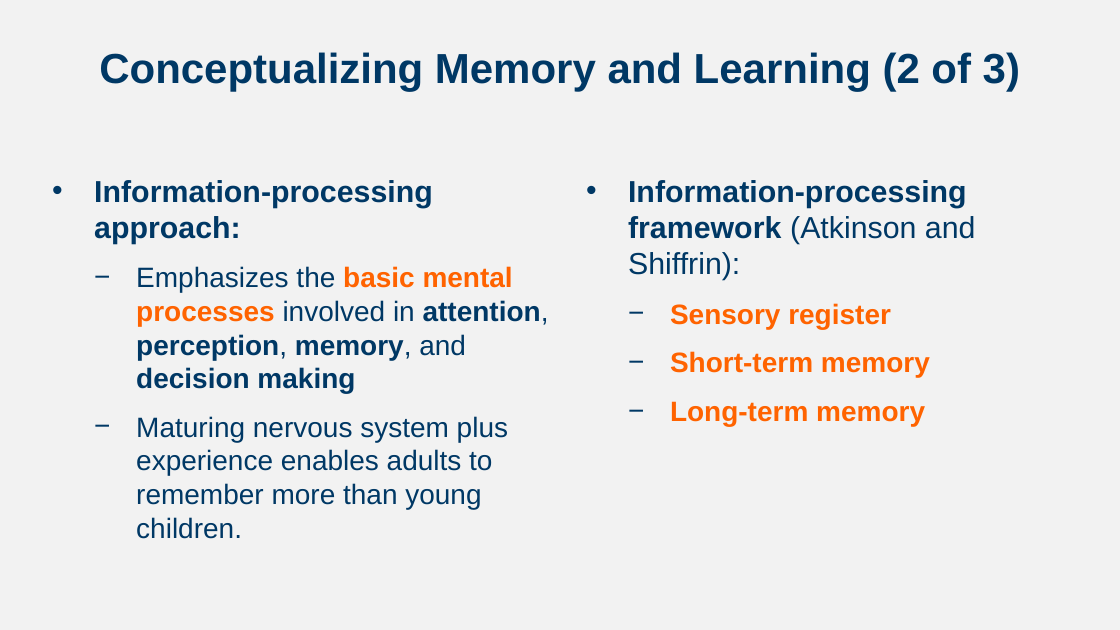
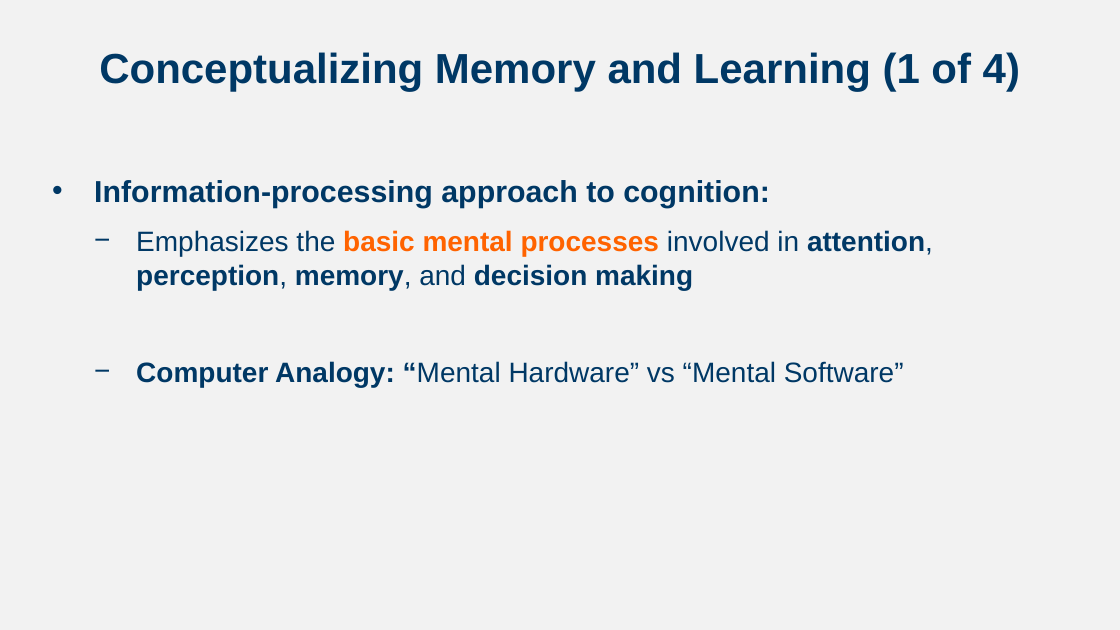
Before and after one commit to npm27/Teaching-Materials, a slide deck: slide 2 of Developmental Spring 24/Slides/Chapter 7.pptx (slide 3 before the commit). Drawn at 1120x630 pixels with LibreOffice and Linux fonts; fonts in the diff are those of the drawing. Boxes give left, top, right and bottom in pixels: in the first picture for what was removed or moved away, otherwise in the second. Text is boxed around its words. In the diff, an @@ line names an element or a change of style, - is before the commit and + after.

```diff
--- a/Developmental Spring 24/Slides/Chapter 7.pptx
+++ b/Developmental Spring 24/Slides/Chapter 7.pptx
@@ title at (x1=99, y1=52, x2=1020, y2=92): text changed @@
-Conceptualizing Memory and Learning (2 of 3)
+Conceptualizing Memory and Learning (1 of 4)
@@ text at (x1=94, y1=180, x2=770, y2=208): text changed @@
-• Information-processing approach:
+• Information-processing approach to cognition:
@@ text removed at (x1=628, y1=180, x2=976, y2=426) @@
-• Information-processing framework (Atkinson and Shiffrin):
-  − Sensory register
-  − Short-term memory
-  − Long-term memory
@@ text at (x1=136, y1=361, x2=904, y2=387): text changed @@
-  − Maturing nervous system plus experience enables adults to remember more than young children.
+  − Computer Analogy: “Mental Hardware” vs “Mental Software”
```
Also in this commit, not shown: 20 other slides changed, 18 slides added, 16 other files.
